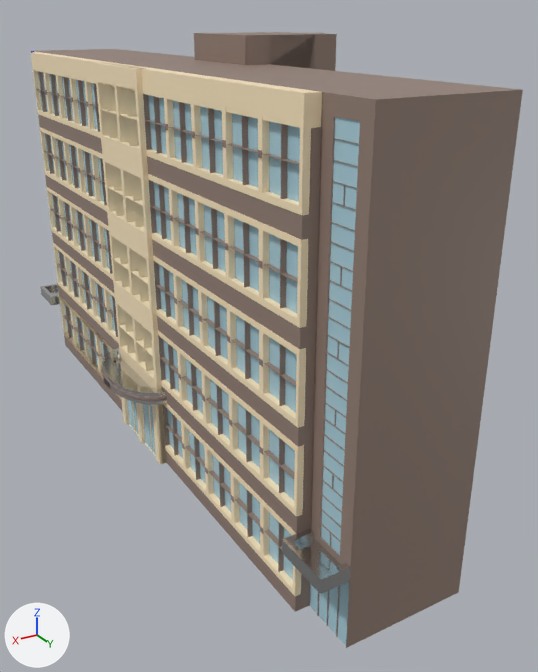
Before and after pictures for a commit that changed the glTF model building/glb/6building_3.glb.
Rendered twice from a camera (50 mm lens) standing at (125.0, 271.0, 171.0) and looking at (-23.0, 24.0, 48.0). The lights are fixed; the arrows at lower left show +X, +Y and +Z. Where no turn or scale is listed for an object, it has been applied to the vertices. Vertices at the same position are counted once.

Objects in the first picture: '5,6사이건물', 'Cube.001', 'Cube.036', 'Cube.047', 'Cube.049', 'Cube.051', 'Cube.078', 'center', 'left-side-building', 'leftside-in.001', 'main', '정면창문'.
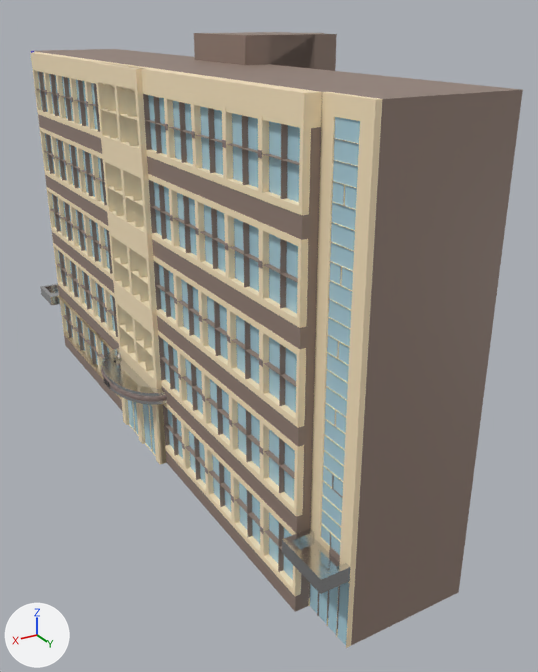
The edits, one by one:
me_cube_052 is used by ob_left_side_building; location (-2.5, 130.0, 77.5).
me_cube_052 had 320 vertices, 636 faces and spanned x -22.0..22.0, y -10.0..10.0, z -78.0..78.0.
me_cube_052 now has 324 vertices, 644 faces and spans x -22.0..22.0, y -10.0..10.0, z -78.0..78.0.
Part 1, on me_cube_052:
37 faces are deleted.
4 vertices move within x 22.0, y 5.0..10.0, z -54.0.
4 vertices are added at (21.0, -10.0, -78.0), (21.0, 10.0, 78.0), (21.0, -10.0, 78.0), (21.0, 10.0, -78.0).
22 new faces join them, mat_main (brown #948075).
23 new faces join them, mat_gidung (beige #ffeac3).
me_cube_052 part 2: 424 faces spanning x 22.0, y -10.0..10.0, z -78.0..78.0 switch from mat_main (brown #948075) to mat_gidung (beige #ffeac3).

Location of each change, (x1, y1, x2, y2) in pixels of the pictures (538 x 672 px; the box of a moved part takes in the faces that stretch with it):
part 1 of me_cube_052, moved or reshaped: (326, 91, 386, 648) in both
part 2 of me_cube_052, recoloured (brown to beige): (308, 92, 376, 641) in both
